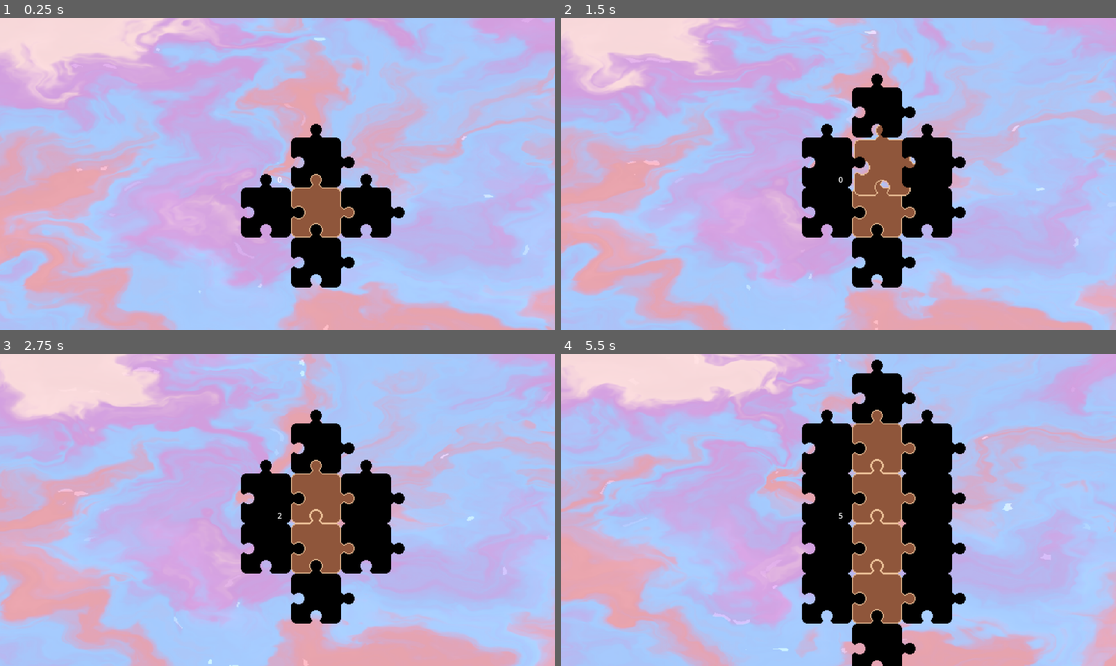
Above: before the commit, frames 1-4 (two rows, left to right).
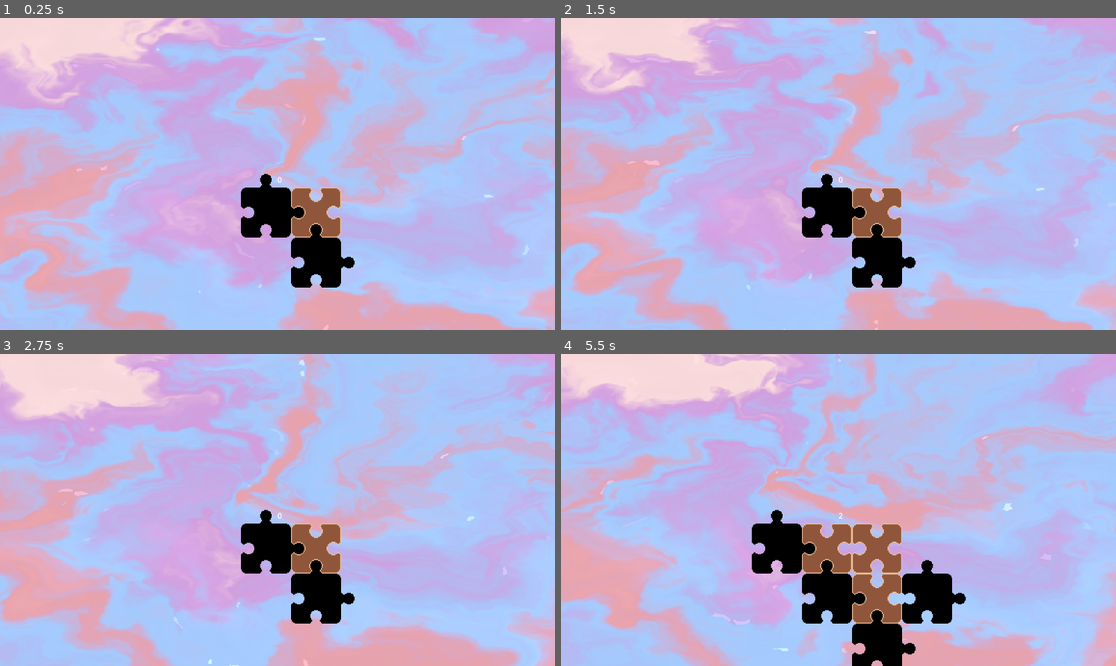
Above: after the commit, the same moments.

Repository: Tomnio/godot-wild-jam-masks
Game: Godot game, scene res://scenes/game_container.tscn
Same seed, same stepped clock (60 frames per second), same inputs: the game is played once before the commit and once after it.
Inputs (mouse positions are in pixels of both pictures, inside the frame that each line leads up to):
- Up to frame 1 (0.25 s): no input
- Up to frame 2 (1.5 s): move the mouse to (877, 211) at 0.52 s; click (877, 211) at 0.67 s; move the mouse to (877, 161) at 1.27 s; click (877, 161) at 1.42 s
- Up to frame 3 (2.75 s): move the mouse to (366, 547) at 2.02 s; click (366, 547) at 2.17 s
- Up to frame 4 (5.5 s): move the mouse to (877, 597) at 2.77 s; click (877, 597) at 2.92 s; move the mouse to (827, 547) at 3.52 s; click (827, 547) at 3.67 s; move the mouse to (877, 497) at 4.27 s; click (877, 497) at 4.42 s; move the mouse to (877, 447) at 5.02 s; click (877, 447) at 5.17 s

The runs differ from the first frame. In frame 1, 3.2% of the frame differs, in the area x 52-73%, y 33-71%; in frame 2, 7.4%; in frame 3, 7.6%; in frame 4, 15%, in the area x 34-73%, y 1-81%.

Commit message:
Add puzzle piece mask images and update puzzle_piece scene and script

Diff:
--- a/scenes/puzzle_piece.tscn
+++ b/scenes/puzzle_piece.tscn
@@ -1,7 +1,7 @@
 [gd_scene load_steps=4 format=3 uid="uid://clvwux55ir176"]
 
 [ext_resource type="Script" uid="uid://cvylmd6eaimnm" path="res://src/code/puzzle_piece.gd" id="1_a0ykv"]
-[ext_resource type="Texture2D" uid="uid://d5c2jgghn7gf" path="res://assets/images/puzzleteil.png" id="2_7wynd"]
+[ext_resource type="Texture2D" uid="uid://bf7nyqajpa8fa" path="res://assets/images/puzzletei_base.png" id="2_7wynd"]
 
 [sub_resource type="RectangleShape2D" id="RectangleShape2D_7wynd"]
 size = Vector2(104, 104)
--- a/src/code/puzzle_piece.gd
+++ b/src/code/puzzle_piece.gd
@@ -5,7 +5,11 @@
 @export var piece_value := 1
 
 @export var directions := ["u", "r", "d", "l"]
+@export var number_of_connections := 2
 var connected_pieces : Array[PuzzlePiece]
+
+func _ready() -> void:
+	generate_tabs_and_slots()
 
 func handle_mouse_input(event: InputEvent) -> void:
 	if event is InputEventMouseButton and event.pressed:
@@ -73,3 +77,9 @@
 
 	# Wait for animation to finish
 	await tween.finished
+
+func generate_tabs_and_slots() -> void:
+	directions.shuffle()
+	directions = directions.slice(0, 2)
+	print(directions)
+	pass
Binary file removed: assets/images/Gemini_Generated_Image_btrcz5btrcz5btrc.png
Binary file added: assets/images/puzzle_piece_mask/puzzletei_bottom_edge.png
Not shown, added: assets/images/puzzle_piece_mask/puzzletei_bottom_edge.png.import
Binary file added: assets/images/puzzle_piece_mask/puzzletei_bottom_tab.png
Not shown, added: assets/images/puzzle_piece_mask/puzzletei_bottom_tab.png.import
Binary file added: assets/images/puzzle_piece_mask/puzzletei_left_edge.png
Not shown, added: assets/images/puzzle_piece_mask/puzzletei_left_edge.png.import
Binary file added: assets/images/puzzle_piece_mask/puzzletei_left_tab.png
Not shown, added: assets/images/puzzle_piece_mask/puzzletei_left_tab.png.import
Binary file added: assets/images/puzzle_piece_mask/puzzletei_right_edge.png
Not shown, added: assets/images/puzzle_piece_mask/puzzletei_right_edge.png.import
Binary file added: assets/images/puzzle_piece_mask/puzzletei_right_tab.png
(and 8 more such lines)
